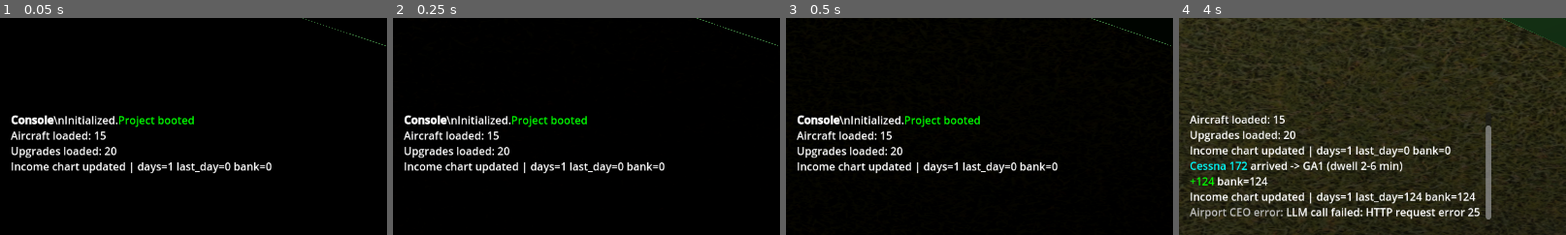
Above: before the commit, frames 1-4 (left to right).
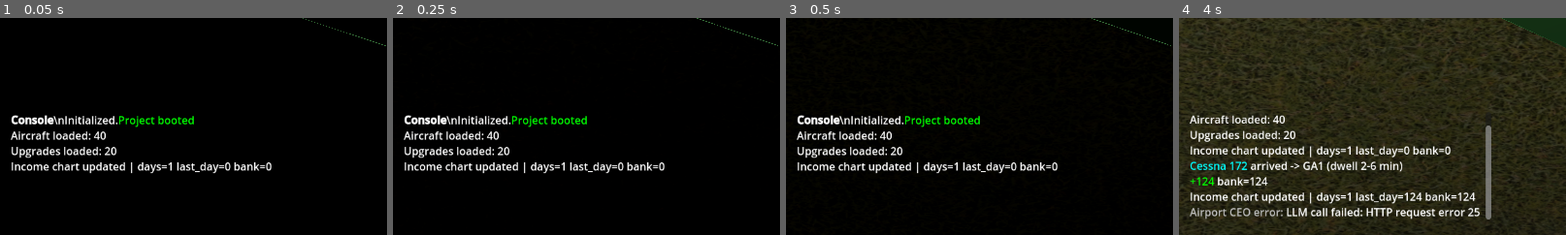
Above: after the commit, the same moments.

Repository: Youre/PlaneIdler
Game: Godot game, scene res://scenes/Main.tscn
Same seed, same stepped clock (60 frames per second), same inputs: the game is played once before the commit and once after it.
Inputs:
- Up to frame 1 (0.05 s): no input
- Up to frame 2 (0.25 s): no input
- Up to frame 3 (0.5 s): no input
- Up to frame 4 (4 s): click "0.5x" at 0.5 s; click "1x" at 1.25 s; click "2x" at 2 s; click "4x" at 2.75 s; click "8x" at 3.5 s
The pictures show only the part of the screen within x 0-50%, y 48-98%; the shares and areas given below are measured in that part.

The runs differ from the first frame. In frame 1, less than 0.1% of the frame differs, in the area x 24-28%, y 52-57%; in frame 2, less than 0.1%; in frame 3, less than 0.1%; in frame 4, less than 0.1%.

Commit message:
Added new aircraft

Diff:
--- a/data/aircraft.json
+++ b/data/aircraft.json
@@ -178,5 +178,305 @@
     "spawnWeight": 0.6,
     "tierUnlock": 2,
     "mtowKg": 23000
+  },
+  {
+    "id": "pa28",
+    "displayName": "Piper PA-28 Archer",
+    "class": "ga_small",
+    "fees": { "landing": 140, "parkingPerMinute": 3 },
+    "runway": { "minLengthMeters": 550, "surface": "grass", "widthClass": "narrow" },
+    "standClass": "ga_small",
+    "dwellMinutes": { "min": 3, "max": 8 },
+    "spawnWeight": 1.3,
+    "tierUnlock": 0,
+    "mtowKg": 1157
+  },
+  {
+    "id": "c182",
+    "displayName": "Cessna 182 Skylane",
+    "class": "ga_small",
+    "fees": { "landing": 190, "parkingPerMinute": 4 },
+    "runway": { "minLengthMeters": 600, "surface": "grass", "widthClass": "narrow" },
+    "standClass": "ga_small",
+    "dwellMinutes": { "min": 3, "max": 9 },
+    "spawnWeight": 1.0,
+    "tierUnlock": 0,
+    "mtowKg": 1400
+  },
+  {
+    "id": "da62",
+    "displayName": "Diamond DA62",
+    "class": "turboprop",
+    "fees": { "landing": 420, "parkingPerMinute": 7 },
+    "runway": { "minLengthMeters": 900, "surface": "asphalt", "widthClass": "narrow" },
+    "standClass": "ga_medium",
+    "dwellMinutes": { "min": 5, "max": 12 },
+    "spawnWeight": 0.8,
+    "tierUnlock": 1,
+    "mtowKg": 2300
+  },
+  {
+    "id": "m600",
+    "displayName": "Piper M600",
+    "class": "turboprop",
+    "fees": { "landing": 520, "parkingPerMinute": 8 },
+    "runway": { "minLengthMeters": 900, "surface": "asphalt", "widthClass": "narrow" },
+    "standClass": "ga_medium",
+    "dwellMinutes": { "min": 5, "max": 12 },
+    "spawnWeight": 0.7,
+    "tierUnlock": 1,
+    "mtowKg": 2720
+  },
+  {
+    "id": "baron58",
+    "displayName": "Beechcraft Baron G58",
+    "class": "turboprop",
+    "fees": { "landing": 360, "parkingPerMinute": 6 },
+    "runway": { "minLengthMeters": 850, "surface": "asphalt", "widthClass": "narrow" },
+    "standClass": "ga_medium",
+    "dwellMinutes": { "min": 4, "max": 11 },
+    "spawnWeight": 0.9,
+    "tierUnlock": 1,
+    "mtowKg": 2450
+  },
+  {
+    "id": "caravan208",
+    "displayName": "Cessna 208B Grand Caravan EX",
+    "class": "turboprop",
+    "fees": { "landing": 310, "parkingPerMinute": 6 },
+    "runway": { "minLengthMeters": 750, "surface": "asphalt", "widthClass": "narrow" },
+    "standClass": "ga_medium",
+    "dwellMinutes": { "min": 6, "max": 12 },
+    "spawnWeight": 0.9,
+    "tierUnlock": 1,
+    "mtowKg": 3970
+  },
+  {
+    "id": "pc24",
+    "displayName": "Pilatus PC-24",
+    "class": "turboprop",
+    "fees": { "landing": 820, "parkingPerMinute": 14 },
+    "runway": { "minLengthMeters": 890, "surface": "asphalt", "widthClass": "standard" },
+    "standClass": "ga_medium",
+    "dwellMinutes": { "min": 7, "max": 14 },
+    "spawnWeight": 0.7,
+    "tierUnlock": 1,
+    "mtowKg": 4800
+  },
+  {
+    "id": "embraer120",
+    "displayName": "Embraer EMB-120 Brasilia",
+    "class": "regional_jet",
+    "fees": { "landing": 1200, "parkingPerMinute": 18 },
+    "runway": { "minLengthMeters": 1500, "surface": "asphalt", "widthClass": "standard" },
+    "standClass": "ga_medium",
+    "dwellMinutes": { "min": 10, "max": 18 },
+    "spawnWeight": 0.5,
+    "tierUnlock": 2,
+    "mtowKg": 11900
+  },
+  {
+    "id": "saab340",
+    "displayName": "Saab 340B",
+    "class": "regional_jet",
+    "fees": { "landing": 1350, "parkingPerMinute": 20 },
+    "runway": { "minLengthMeters": 1460, "surface": "asphalt", "widthClass": "standard" },
+    "standClass": "ga_medium",
+    "dwellMinutes": { "min": 11, "max": 19 },
+    "spawnWeight": 0.45,
+    "tierUnlock": 2,
+    "mtowKg": 13200
+  },
+  {
+    "id": "do228",
+    "displayName": "Dornier 228 NG",
+    "class": "turboprop",
+    "fees": { "landing": 520, "parkingPerMinute": 9 },
+    "runway": { "minLengthMeters": 800, "surface": "asphalt", "widthClass": "narrow" },
+    "standClass": "ga_medium",
+    "dwellMinutes": { "min": 6, "max": 13 },
+    "spawnWeight": 0.8,
+    "tierUnlock": 1,
+    "mtowKg": 6400
+  },
+  {
+    "id": "b737max9",
+    "displayName": "Boeing 737 MAX 9",
+    "class": "narrowbody",
+    "fees": { "landing": 4600, "parkingPerMinute": 48 },
+    "runway": { "minLengthMeters": 2350, "surface": "concrete", "widthClass": "standard" },
+    "standClass": "narrowbody",
+    "dwellMinutes": { "min": 19, "max": 36 },
+    "spawnWeight": 0.35,
+    "tierUnlock": 3,
+    "mtowKg": 88200
+  },
+  {
+    "id": "a321neo",
+    "displayName": "Airbus A321neo",
+    "class": "narrowbody",
+    "fees": { "landing": 4700, "parkingPerMinute": 50 },
+    "runway": { "minLengthMeters": 2400, "surface": "concrete", "widthClass": "standard" },
+    "standClass": "narrowbody",
+    "dwellMinutes": { "min": 20, "max": 37 },
+    "spawnWeight": 0.32,
+    "tierUnlock": 3,
+    "mtowKg": 93500
+  },
+  {
+    "id": "b787-9",
+    "displayName": "Boeing 787-9",
+    "class": "widebody",
+    "fees": { "landing": 9800, "parkingPerMinute": 110 },
+    "runway": { "minLengthMeters": 3000, "surface": "concrete", "widthClass": "wide" },
+    "standClass": "widebody",
+    "dwellMinutes": { "min": 28, "max": 52 },
+    "spawnWeight": 0.16,
+    "tierUnlock": 4,
+    "mtowKg": 254000
+  },
+  {
+    "id": "a330-900",
+    "displayName": "Airbus A330-900neo",
+    "class": "widebody",
+    "fees": { "landing": 9400, "parkingPerMinute": 104 },
+    "runway": { "minLengthMeters": 2950, "surface": "concrete", "widthClass": "wide" },
+    "standClass": "widebody",
+    "dwellMinutes": { "min": 27, "max": 50 },
+    "spawnWeight": 0.15,
+    "tierUnlock": 4,
+    "mtowKg": 251000
+  },
+  {
+    "id": "b767-300er",
+    "displayName": "Boeing 767-300ER",
+    "class": "widebody",
+    "fees": { "landing": 8200, "parkingPerMinute": 92 },
+    "runway": { "minLengthMeters": 2800, "surface": "concrete", "widthClass": "wide" },
+    "standClass": "widebody",
+    "dwellMinutes": { "min": 26, "max": 48 },
+    "spawnWeight": 0.18,
+    "tierUnlock": 4,
+    "mtowKg": 186900
+  },
+  {
+    "id": "b737-800bcf",
+    "displayName": "Boeing 737-800BCF",
+    "class": "cargo_small",
+    "fees": { "landing": 3600, "parkingPerMinute": 38 },
+    "runway": { "minLengthMeters": 2200, "surface": "concrete", "widthClass": "standard" },
+    "standClass": "narrowbody",
+    "dwellMinutes": { "min": 18, "max": 32 },
+    "spawnWeight": 0.3,
+    "tierUnlock": 3,
+    "mtowKg": 79015
+  },
+  {
+    "id": "a321p2f",
+    "displayName": "Airbus A321 P2F",
+    "class": "cargo_small",
+    "fees": { "landing": 3700, "parkingPerMinute": 40 },
+    "runway": { "minLengthMeters": 2300, "surface": "concrete", "widthClass": "standard" },
+    "standClass": "narrowbody",
+    "dwellMinutes": { "min": 19, "max": 34 },
+    "spawnWeight": 0.28,
+    "tierUnlock": 3,
+    "mtowKg": 93500
+  },
+  {
+    "id": "b757-200pf",
+    "displayName": "Boeing 757-200PF",
+    "class": "cargo_small",
+    "fees": { "landing": 4800, "parkingPerMinute": 55 },
+    "runway": { "minLengthMeters": 2400, "surface": "concrete", "widthClass": "wide" },
+    "standClass": "narrowbody",
+    "dwellMinutes": { "min": 22, "max": 40 },
+    "spawnWeight": 0.22,
+    "tierUnlock": 3,
+    "mtowKg": 116000
+  },
+  {
+    "id": "b777f",
+    "displayName": "Boeing 777F",
+    "class": "cargo_wide",
+    "fees": { "landing": 11200, "parkingPerMinute": 130 },
+    "runway": { "minLengthMeters": 3200, "surface": "concrete", "widthClass": "wide" },
+    "standClass": "widebody",
+    "dwellMinutes": { "min": 32, "max": 58 },
+    "spawnWeight": 0.12,
+    "tierUnlock": 4,
+    "mtowKg": 347800
+  },
+  {
+    "id": "a330-200f",
+    "displayName": "Airbus A330-200F",
+    "class": "cargo_wide",
+    "fees": { "landing": 9900, "parkingPerMinute": 115 },
+    "runway": { "minLengthMeters": 3000, "surface": "concrete", "widthClass": "wide" },
+    "standClass": "widebody",
+    "dwellMinutes": { "min": 30, "max": 55 },
+    "spawnWeight": 0.14,
+    "tierUnlock": 4,
+    "mtowKg": 233000
+  },
+  {
+    "id": "icona5",
+    "displayName": "ICON A5",
+    "class": "ga_small",
+    "fees": { "landing": 90, "parkingPerMinute": 2 },
+    "runway": { "minLengthMeters": 400, "surface": "grass", "widthClass": "narrow" },
+    "standClass": "ga_small",
+    "dwellMinutes": { "min": 2, "max": 6 },
+    "spawnWeight": 0.7,
+    "tierUnlock": 0,
+    "mtowKg": 685
+  },
+  {
+    "id": "xcub",
+    "displayName": "CubCrafters XCub",
+    "class": "ga_small",
+    "fees": { "landing": 110, "parkingPerMinute": 2 },
+    "runway": { "minLengthMeters": 350, "surface": "grass", "widthClass": "narrow" },
+    "standClass": "ga_small",
+    "dwellMinutes": { "min": 2, "max": 7 },
+    "spawnWeight": 0.65,
+    "tierUnlock": 0,
+    "mtowKg": 930
+  },
+  {
+    "id": "rv7",
+    "displayName": "Van's RV-7 (homebuilt)",
+    "class": "ga_small",
+    "fees": { "landing": 130, "parkingPerMinute": 3 },
+    "runway": { "minLengthMeters": 500, "surface": "grass", "widthClass": "narrow" },
+    "standClass": "ga_small",
+    "dwellMinutes": { "min": 3, "max": 8 },
+    "spawnWeight": 0.6,
+    "tierUnlock": 0,
+    "mtowKg": 815
+  },
+  {
+    "id": "extra330",
+    "displayName": "Extra 330LX (aerobatic)",
+    "class": "ga_small",
+    "fees": { "landing": 170, "parkingPerMinute": 4 },
+    "runway": { "minLengthMeters": 600, "surface": "asphalt", "widthClass": "narrow" },
+    "standClass": "ga_small",
+    "dwellMinutes": { "min": 2, "max": 6 },
+    "spawnWeight": 0.5,
+    "tierUnlock": 0,
+    "mtowKg": 950
+  },
+  {
+    "id": "visionjet",
+    "displayName": "Cirrus Vision Jet SF50",
+    "class": "ga_small",
+    "fees": { "landing": 420, "parkingPerMinute": 7 },
+    "runway": { "minLengthMeters": 1200, "surface": "asphalt", "widthClass": "standard" },
+    "standClass": "ga_small",
+    "dwellMinutes": { "min": 4, "max": 10 },
+    "spawnWeight": 0.4,
+    "tierUnlock": 1,
+    "mtowKg": 2721
   }
 ]
--- a/scripts/sim/sim_controller.gd
+++ b/scripts/sim/sim_controller.gd
@@ -213,6 +213,13 @@
 	if not runway_ok:
 		var reason = _runway_diversion_reason(aircraft)
 		_log_diversion(aircraft, reason)
+		_spawn_flyover(aircraft)
+		return
+	# If runway is busy and there's no ATC to sequence traffic, divert with a clear reason.
+	if _runway_busy and not _has_atc():
+		_log_diversion(aircraft, "runway in use and no ATC to hold pattern")
+		if sim_state:
+			sim_state.add_missed()
 		_spawn_flyover(aircraft)
 		return
 	if _runway_busy and _has_atc():
@@ -241,9 +248,12 @@
 			elif free <= 0:
 				reason = "all %s stands occupied (%d total)" % [stand_class, total]
 			else:
-				reason = "capacity unavailable"
+				reason = "parking capacity unavailable (%s)" % stand_class
+			# If runway is also busy (rare after earlier checks), note it.
+			if _runway_busy:
+				reason += "; runway currently in use"
 		else:
-			reason = "capacity unavailable"
+			reason = "no stand manager available to allocate parking"
 		_log_diversion(aircraft, reason)
 		if sim_state:
 			sim_state.add_missed()
